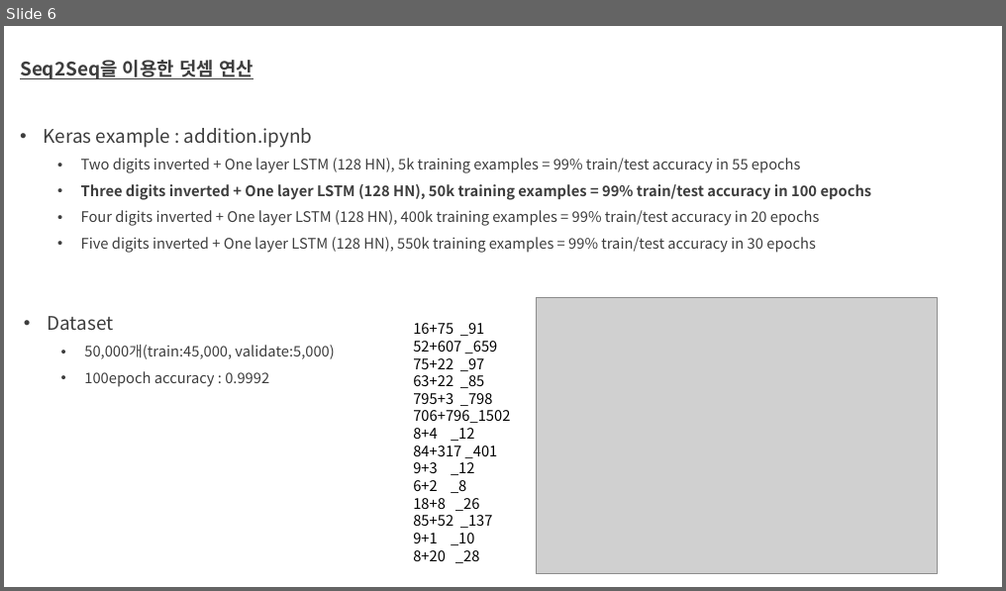
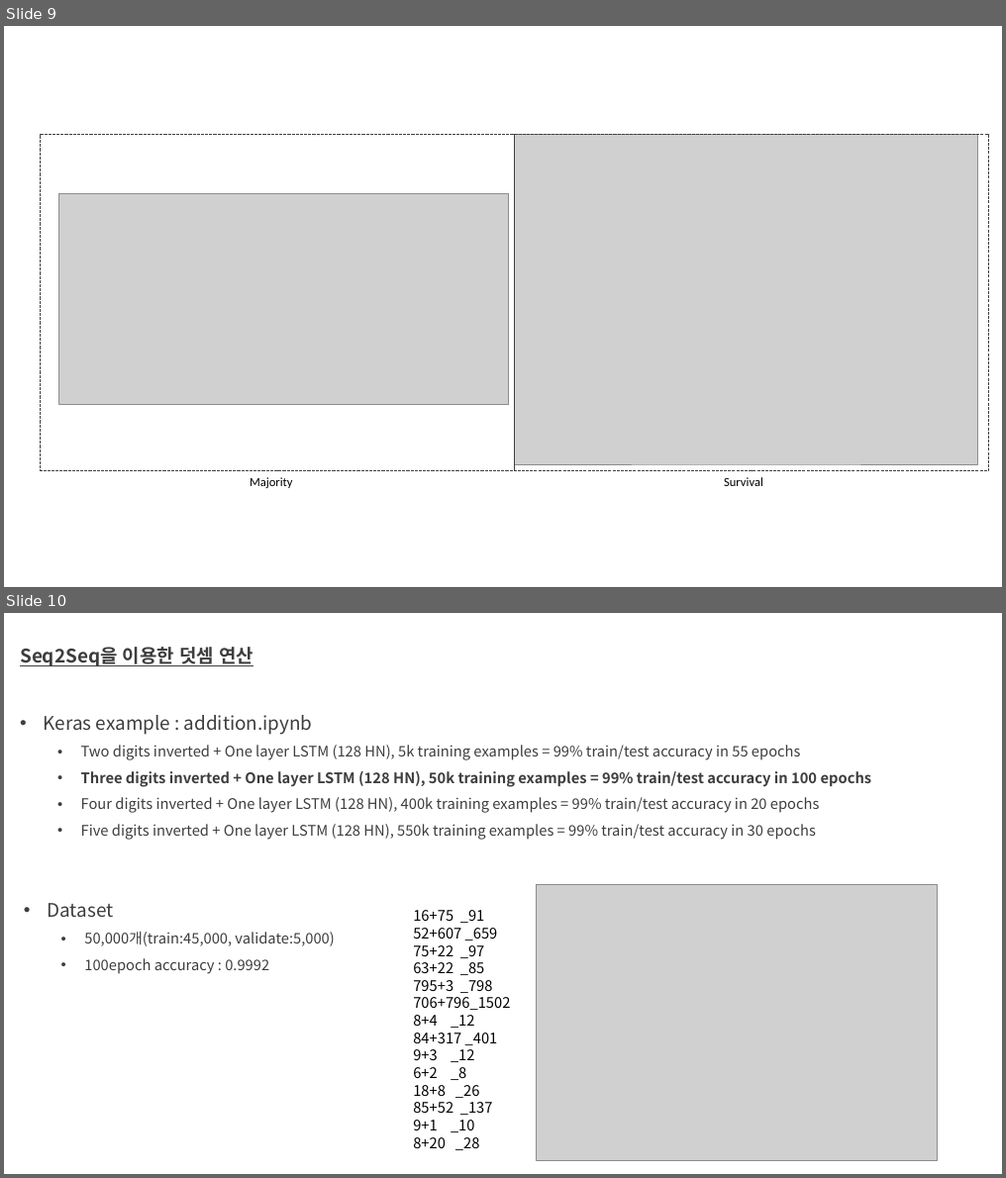
Before and after one commit to aaajeong/Time-Step-Ensemble-in-Arithmetic, a slide deck: 개인미팅준비.pptx. Shown one above the other, each under a label of ours: slide 6 before the commit, slides 9 and 10 after it. The pictures are 1006x591 and 1006x1178 pixels, drawn with LibreOffice and Linux fonts; fonts in the diff are those of the drawing; grey boxes stand for pictures. Boxes give left, top, right and bottom in pixels: in the first picture for what was removed or moved away, otherwise in the second. Text is boxed around its words. In the diff, an @@ line names an element or a change of style, - is before the commit and + after.

```diff
--- a/개인미팅준비.pptx
+++ b/개인미팅준비.pptx
@@ slide 9 added at [4, 26, 1002, 587], background #FFFFFF @@
@@ rectangle added at [40, 135, 515, 471], outline #404040 1 pt dashed @@
@@ picture added at [515, 135, 977, 465] @@
@@ rectangle added at [515, 135, 989, 471], outline #404040 1 pt dashed @@
@@ picture added at [59, 194, 509, 405] @@
@@ text added at [250, 477, 293, 488], 12 pt, text #000000 @@
+Majority
@@ text added at [724, 477, 763, 486], 12 pt, text #000000 @@
+Survival
@@ what was slide 6 is now slide 10 @@
```
Also in this commit, not shown: 3 other slides added, 2 other files.
